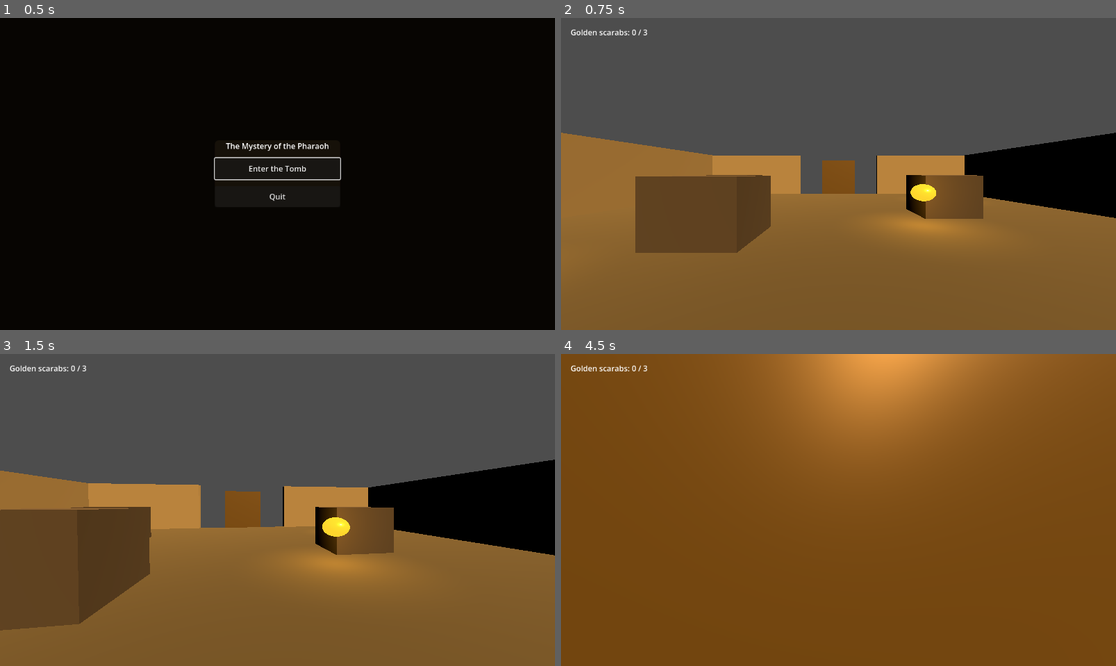
Above: before the commit, frames 1-4 (two rows, left to right).
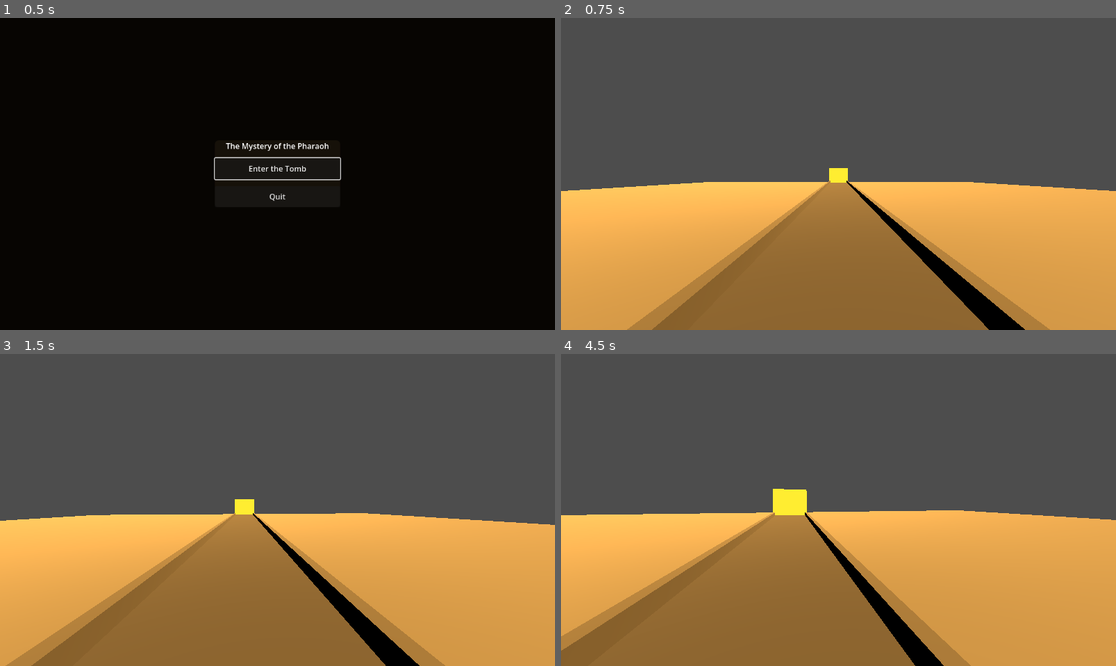
Above: after the commit, the same moments.

Repository: AnubisGott/The-Mystery-of-the-Pharaoh
Game: Godot game, scene res://main/main.tscn
The game is run twice, just before and just after one commit, with the same random seed, the same clock (stepped at 60 frames per second) and the same inputs.
Inputs (mouse positions are in pixels of both pictures, inside the frame that each line leads up to):
- Up to frame 1 (0.5 s): no input
- Up to frame 2 (0.75 s): click "Enter the Tomb" at 0.5 s
- Up to frame 3 (1.5 s): tap Enter at 1.25 s; move the mouse to (305, 510) at 1.27 s; hold W (move_forward) from 1.28 s (still down)
- Up to frame 4 (4.5 s): keep holding W (move_forward); move the mouse to (810, 510) at 2.02 s; move the mouse to (849, 503) at 2.77 s; move the mouse to (832, 516) at 3.52 s; move the mouse to (877, 513) at 4.27 s

Frame 1 is identical in both runs. In frame 2, 43% of the frame differs, in the area x 0-100%, y 3-100%; in frame 3, 43%; in frame 4, 100%, in the area x 0-100%, y 0-100%.

Commit message:
Rework game to match path-walking specification
The spec defines a walk-to-the-goal game: a path bordered by
ankle-high barriers, no collectibles, no HUD. Remove scarabs,
tomb gate, and HUD; add the desert path level with a golden
goal gate and win zone.

Co-Authored-By: Claude Fable 5 <noreply@anthropic.com>

Diff:
--- a/collectibles/scarab.gd
+++ /dev/null
@@ -1,25 +0,0 @@
-extends Area3D
-
-signal collected
-
-@export var spin_speed: float = 1.8
-
-var _was_collected: bool = false
-
-
-func _ready() -> void:
-	body_entered.connect(_on_body_entered)
-
-
-func _process(delta: float) -> void:
-	rotate_y(spin_speed * delta)
-
-
-func _on_body_entered(body: Node3D) -> void:
-	if _was_collected or not body.is_in_group("player"):
-		return
-
-	_was_collected = true
-	collected.emit()
-	GameManager.collect_scarab()
-	queue_free()
--- a/collectibles/scarab.tscn
+++ /dev/null
@@ -1,33 +0,0 @@
-[gd_scene load_steps=5 format=3]
-
-[ext_resource type="Script" path="res://collectibles/scarab.gd" id="1"]
-
-[sub_resource type="StandardMaterial3D" id="StandardMaterial3D_scarab"]
-albedo_color = Color(1, 0.78, 0.2, 1)
-metallic = 0.8
-roughness = 0.25
-emission_enabled = true
-emission = Color(1, 0.7, 0.15, 1)
-emission_energy_multiplier = 1.2
-
-[sub_resource type="SphereMesh" id="SphereMesh_scarab"]
-material = SubResource("StandardMaterial3D_scarab")
-radius = 0.35
-height = 0.5
-
-[sub_resource type="SphereShape3D" id="SphereShape3D_scarab"]
-radius = 0.55
-
-[node name="Scarab" type="Area3D"]
-script = ExtResource("1")
-
-[node name="ScarabMesh" type="MeshInstance3D" parent="."]
-mesh = SubResource("SphereMesh_scarab")
-
-[node name="CollisionShape3D" type="CollisionShape3D" parent="."]
-shape = SubResource("SphereShape3D_scarab")
-
-[node name="OmniLight3D" type="OmniLight3D" parent="."]
-light_color = Color(1, 0.78, 0.3, 1)
-light_energy = 1.5
-omni_range = 3.0
--- a/exit/tomb_gate.gd
+++ /dev/null
@@ -1,17 +0,0 @@
-extends StaticBody3D
-
-@onready var collision_shape: CollisionShape3D = $CollisionShape3D
-
-
-func _ready() -> void:
-	GameManager.all_scarabs_collected.connect(open_gate)
-
-	if GameManager.gate_is_open:
-		open_gate()
-
-
-func open_gate() -> void:
-	visible = false
-	set_deferred("collision_layer", 0)
-	set_deferred("collision_mask", 0)
-	collision_shape.set_deferred("disabled", true)
--- a/exit/tomb_gate.tscn
+++ /dev/null
@@ -1,24 +0,0 @@
-[gd_scene load_steps=5 format=3]
-
-[ext_resource type="Script" path="res://exit/tomb_gate.gd" id="1"]
-
-[sub_resource type="StandardMaterial3D" id="StandardMaterial3D_gate"]
-albedo_color = Color(0.55, 0.4, 0.16, 1)
-metallic = 0.4
-roughness = 0.5
-
-[sub_resource type="BoxMesh" id="BoxMesh_gate"]
-material = SubResource("StandardMaterial3D_gate")
-size = Vector3(2.5, 2.6, 0.35)
-
-[sub_resource type="BoxShape3D" id="BoxShape3D_gate"]
-size = Vector3(2.5, 2.6, 0.35)
-
-[node name="TombGate" type="StaticBody3D"]
-script = ExtResource("1")
-
-[node name="GateMesh" type="MeshInstance3D" parent="."]
-mesh = SubResource("BoxMesh_gate")
-
-[node name="CollisionShape3D" type="CollisionShape3D" parent="."]
-shape = SubResource("BoxShape3D_gate")
--- /dev/null
+++ b/levels/path.tscn
@@ -0,0 +1,108 @@
+[gd_scene load_steps=15 format=3]
+
+[ext_resource type="PackedScene" path="res://player/player.tscn" id="1"]
+[ext_resource type="Script" path="res://exit/win_zone.gd" id="2"]
+
+[sub_resource type="StandardMaterial3D" id="StandardMaterial3D_sand"]
+albedo_color = Color(0.76, 0.64, 0.42, 1)
+
+[sub_resource type="StandardMaterial3D" id="StandardMaterial3D_path"]
+albedo_color = Color(0.5, 0.42, 0.28, 1)
+
+[sub_resource type="StandardMaterial3D" id="StandardMaterial3D_barrier"]
+albedo_color = Color(0.62, 0.52, 0.34, 1)
+
+[sub_resource type="StandardMaterial3D" id="StandardMaterial3D_goal"]
+albedo_color = Color(1, 0.78, 0.2, 1)
+metallic = 0.6
+roughness = 0.3
+emission_enabled = true
+emission = Color(1, 0.7, 0.15, 1)
+emission_energy_multiplier = 1.2
+
+[sub_resource type="BoxMesh" id="BoxMesh_sand"]
+material = SubResource("StandardMaterial3D_sand")
+size = Vector3(60, 0.25, 60)
+
+[sub_resource type="BoxShape3D" id="BoxShape3D_sand"]
+size = Vector3(60, 0.25, 60)
+
+[sub_resource type="BoxMesh" id="BoxMesh_path"]
+material = SubResource("StandardMaterial3D_path")
+size = Vector3(3, 0.3, 40)
+
+[sub_resource type="BoxShape3D" id="BoxShape3D_path"]
+size = Vector3(3, 0.3, 40)
+
+[sub_resource type="BoxMesh" id="BoxMesh_barrier"]
+material = SubResource("StandardMaterial3D_barrier")
+size = Vector3(0.2, 0.3, 40)
+
+[sub_resource type="BoxShape3D" id="BoxShape3D_barrier"]
+size = Vector3(0.2, 0.3, 40)
+
+[sub_resource type="BoxMesh" id="BoxMesh_goal"]
+material = SubResource("StandardMaterial3D_goal")
+size = Vector3(3.4, 2.8, 0.4)
+
+[sub_resource type="BoxShape3D" id="BoxShape3D_goalzone"]
+size = Vector3(3.4, 2.5, 0.6)
+
+[node name="Path" type="Node3D"]
+
+[node name="WorldEnvironment" type="WorldEnvironment" parent="."]
+
+[node name="Sun" type="DirectionalLight3D" parent="."]
+transform = Transform3D(0.866025, -0.353553, 0.353553, 0, 0.707107, 0.707107, -0.5, -0.612372, 0.612372, 0, 8, 0)
+light_color = Color(1, 0.85, 0.6, 1)
+light_energy = 1.6
+
+[node name="Sand" type="StaticBody3D" parent="."]
+transform = Transform3D(1, 0, 0, 0, 1, 0, 0, 0, 1, 0, -0.325, 0)
+
+[node name="MeshInstance3D" type="MeshInstance3D" parent="Sand"]
+mesh = SubResource("BoxMesh_sand")
+
+[node name="CollisionShape3D" type="CollisionShape3D" parent="Sand"]
+shape = SubResource("BoxShape3D_sand")
+
+[node name="Walkway" type="StaticBody3D" parent="."]
+transform = Transform3D(1, 0, 0, 0, 1, 0, 0, 0, 1, 0, -0.05, 0)
+
+[node name="MeshInstance3D" type="MeshInstance3D" parent="Walkway"]
+mesh = SubResource("BoxMesh_path")
+
+[node name="CollisionShape3D" type="CollisionShape3D" parent="Walkway"]
+shape = SubResource("BoxShape3D_path")
+
+[node name="LeftBarrier" type="StaticBody3D" parent="."]
+transform = Transform3D(1, 0, 0, 0, 1, 0, 0, 0, 1, -1.6, 0.25, 0)
+
+[node name="MeshInstance3D" type="MeshInstance3D" parent="LeftBarrier"]
+mesh = SubResource("BoxMesh_barrier")
+
+[node name="CollisionShape3D" type="CollisionShape3D" parent="LeftBarrier"]
+shape = SubResource("BoxShape3D_barrier")
+
+[node name="RightBarrier" type="StaticBody3D" parent="."]
+transform = Transform3D(1, 0, 0, 0, 1, 0, 0, 0, 1, 1.6, 0.25, 0)
+
+[node name="MeshInstance3D" type="MeshInstance3D" parent="RightBarrier"]
+mesh = SubResource("BoxMesh_barrier")
+
+[node name="CollisionShape3D" type="CollisionShape3D" parent="RightBarrier"]
+shape = SubResource("BoxShape3D_barrier")
+
+[node name="GoalGate" type="MeshInstance3D" parent="."]
+transform = Transform3D(1, 0, 0, 0, 1, 0, 0, 0, 1, 0, 1.4, -19.8)
+mesh = SubResource("BoxMesh_goal")
+
+[node name="WinZone" type="Area3D" parent="."]
+transform = Transform3D(1, 0, 0, 0, 1, 0, 0, 0, 1, 0, 1.2, -18.8)
+script = ExtResource("2")
+
+[node name="CollisionShape3D" type="CollisionShape3D" parent="WinZone"]
+shape = SubResource("BoxShape3D_goalzone")
+
+[node name="Player" parent="." instance=ExtResource("1")]
+transform = Transform3D(1, 0, 0, 0, 1, 0, 0, 0, 1, 0, 1.0, 18)
--- a/levels/tomb.tscn
+++ /dev/null
@@ -1,165 +0,0 @@
-[gd_scene load_steps=19 format=3]
-
-[ext_resource type="PackedScene" path="res://player/player.tscn" id="1"]
-[ext_resource type="PackedScene" path="res://collectibles/scarab.tscn" id="2"]
-[ext_resource type="PackedScene" path="res://exit/tomb_gate.tscn" id="3"]
-[ext_resource type="PackedScene" path="res://ui/hud.tscn" id="4"]
-[ext_resource type="Script" path="res://exit/win_zone.gd" id="5"]
-
-[sub_resource type="StandardMaterial3D" id="StandardMaterial3D_floor"]
-albedo_color = Color(0.42, 0.35, 0.22, 1)
-
-[sub_resource type="StandardMaterial3D" id="StandardMaterial3D_wall"]
-albedo_color = Color(0.72, 0.6, 0.4, 1)
-
-[sub_resource type="StandardMaterial3D" id="StandardMaterial3D_obstacle"]
-albedo_color = Color(0.35, 0.28, 0.2, 1)
-
-[sub_resource type="BoxMesh" id="BoxMesh_floor"]
-material = SubResource("StandardMaterial3D_floor")
-size = Vector3(20, 0.25, 20)
-
-[sub_resource type="BoxShape3D" id="BoxShape3D_floor"]
-size = Vector3(20, 0.25, 20)
-
-[sub_resource type="BoxMesh" id="BoxMesh_long_wall"]
-material = SubResource("StandardMaterial3D_wall")
-size = Vector3(20, 3, 0.5)
-
-[sub_resource type="BoxShape3D" id="BoxShape3D_long_wall"]
-size = Vector3(20, 3, 0.5)
-
-[sub_resource type="BoxMesh" id="BoxMesh_side_wall"]
-material = SubResource("StandardMaterial3D_wall")
-size = Vector3(0.5, 3, 20)
-
-[sub_resource type="BoxShape3D" id="BoxShape3D_side_wall"]
-size = Vector3(0.5, 3, 20)
-
-[sub_resource type="BoxMesh" id="BoxMesh_gate_wall"]
-material = SubResource("StandardMaterial3D_wall")
-size = Vector3(7, 3, 0.5)
-
-[sub_resource type="BoxShape3D" id="BoxShape3D_gate_wall"]
-size = Vector3(7, 3, 0.5)
-
-[sub_resource type="BoxMesh" id="BoxMesh_obstacle"]
-material = SubResource("StandardMaterial3D_obstacle")
-size = Vector3(2, 1.5, 2)
-
-[sub_resource type="BoxShape3D" id="BoxShape3D_obstacle"]
-size = Vector3(2, 1.5, 2)
-
-[node name="Tomb" type="Node3D"]
-
-[node name="WorldEnvironment" type="WorldEnvironment" parent="."]
-
-[node name="Sun" type="DirectionalLight3D" parent="."]
-transform = Transform3D(0.866025, -0.353553, 0.353553, 0, 0.707107, 0.707107, -0.5, -0.612372, 0.612372, 0, 8, 0)
-light_color = Color(1, 0.85, 0.6, 1)
-light_energy = 1.6
-
-[node name="Floor" type="StaticBody3D" parent="."]
-transform = Transform3D(1, 0, 0, 0, 1, 0, 0, 0, 1, 0, -0.125, 0)
-
-[node name="MeshInstance3D" type="MeshInstance3D" parent="Floor"]
-mesh = SubResource("BoxMesh_floor")
-
-[node name="CollisionShape3D" type="CollisionShape3D" parent="Floor"]
-shape = SubResource("BoxShape3D_floor")
-
-[node name="BackWall" type="StaticBody3D" parent="."]
-transform = Transform3D(1, 0, 0, 0, 1, 0, 0, 0, 1, 0, 1.5, 10)
-
-[node name="MeshInstance3D" type="MeshInstance3D" parent="BackWall"]
-mesh = SubResource("BoxMesh_long_wall")
-
-[node name="CollisionShape3D" type="CollisionShape3D" parent="BackWall"]
-shape = SubResource("BoxShape3D_long_wall")
-
-[node name="LeftWall" type="StaticBody3D" parent="."]
-transform = Transform3D(1, 0, 0, 0, 1, 0, 0, 0, 1, -10, 1.5, 0)
-
-[node name="MeshInstance3D" type="MeshInstance3D" parent="LeftWall"]
-mesh = SubResource("BoxMesh_side_wall")
-
-[node name="CollisionShape3D" type="CollisionShape3D" parent="LeftWall"]
-shape = SubResource("BoxShape3D_side_wall")
-
-[node name="RightWall" type="StaticBody3D" parent="."]
-transform = Transform3D(1, 0, 0, 0, 1, 0, 0, 0, 1, 10, 1.5, 0)
-
-[node name="MeshInstance3D" type="MeshInstance3D" parent="RightWall"]
-mesh = SubResource("BoxMesh_side_wall")
-
-[node name="CollisionShape3D" type="CollisionShape3D" parent="RightWall"]
-shape = SubResource("BoxShape3D_side_wall")
-
-[node name="FrontWallLeft" type="StaticBody3D" parent="."]
-transform = Transform3D(1, 0, 0, 0, 1, 0, 0, 0, 1, -6.5, 1.5, -10)
-
-[node name="MeshInstance3D" type="MeshInstance3D" parent="FrontWallLeft"]
-mesh = SubResource("BoxMesh_gate_wall")
-
-[node name="CollisionShape3D" type="CollisionShape3D" parent="FrontWallLeft"]
-shape = SubResource("BoxShape3D_gate_wall")
-
-[node name="FrontWallRight" type="StaticBody3D" parent="."]
-transform = Transform3D(1, 0, 0, 0, 1, 0, 0, 0, 1, 6.5, 1.5, -10)
-
-[node name="MeshInstance3D" type="MeshInstance3D" parent="FrontWallRight"]
-mesh = SubResource("BoxMesh_gate_wall")
-
-[node name="CollisionShape3D" type="CollisionShape3D" parent="FrontWallRight"]
-shape = SubResource("BoxShape3D_gate_wall")
-
-[node name="ObstacleA" type="StaticBody3D" parent="."]
-transform = Transform3D(1, 0, 0, 0, 1, 0, 0, 0, 1, -3, 0.75, 1)
-
-[node name="MeshInstance3D" type="MeshInstance3D" parent="ObstacleA"]
-mesh = SubResource("BoxMesh_obstacle")
-
-[node name="CollisionShape3D" type="CollisionShape3D" parent="ObstacleA"]
-shape = SubResource("BoxShape3D_obstacle")
-
-[node name="ObstacleB" type="StaticBody3D" parent="."]
-transform = Transform3D(1, 0, 0, 0, 1, 0, 0, 0, 1, 4, 0.75, -2)
-
-[node name="MeshInstance3D" type="MeshInstance3D" parent="ObstacleB"]
-mesh = SubResource("BoxMesh_obstacle")
-
-[node name="CollisionShape3D" type="CollisionShape3D" parent="ObstacleB"]
-shape = SubResource("BoxShape3D_obstacle")
-
-[node name="ObstacleC" type="StaticBody3D" parent="."]
-transform = Transform3D(1, 0, 0, 0, 1, 0, 0, 0, 1, -5.5, 0.75, -5)
-
-[node name="MeshInstance3D" type="MeshInstance3D" parent="ObstacleC"]
-mesh = SubResource("BoxMesh_obstacle")
-
-[node name="CollisionShape3D" type="CollisionShape3D" parent="ObstacleC"]
-shape = SubResource("BoxShape3D_obstacle")
-
-[node name="Player" parent="." instance=ExtResource("1")]
-transform = Transform3D(1, 0, 0, 0, 1, 0, 0, 0, 1, 0, 1.0, 6)
-
-[node name="Scarab1" parent="." instance=ExtResource("2")]
-transform = Transform3D(1, 0, 0, 0, 1, 0, 0, 0, 1, -6, 1.0, 4)
-
-[node name="Scarab2" parent="." instance=ExtResource("2")]
-transform = Transform3D(1, 0, 0, 0, 1, 0, 0, 0, 1, 2.5, 1.0, 0)
-
-[node name="Scarab3" parent="." instance=ExtResource("2")]
-transform = Transform3D(1, 0, 0, 0, 1, 0, 0, 0, 1, 6, 1.0, -6)
-
-[node name="TombGate" parent="." instance=ExtResource("3")]
-transform = Transform3D(1, 0, 0, 0, 1, 0, 0, 0, 1, 0, 1.3, -10)
-
-[node name="WinZone" type="Area3D" parent="."]
-transform = Transform3D(1, 0, 0, 0, 1, 0, 0, 0, 1, 0, 1.2, -11.4)
-script = ExtResource("5")
-
-[node name="CollisionShape3D" type="CollisionShape3D" parent="WinZone"]
-shape = SubResource("BoxShape3D_gate_wall")
-
-[node name="HUD" parent="." instance=ExtResource("4")]
--- a/scripts/game_manager.gd
+++ b/scripts/game_manager.gd
@@ -1,34 +1,20 @@
 extends Node
 
-signal scarab_count_changed(current: int, required: int)
-signal all_scarabs_collected
-signal gate_opened
 signal game_won
 
-const REQUIRED_SCARABS: int = 3
 const MAIN_MENU_SCENE: String = "res://ui/main_menu.tscn"
-const TOMB_SCENE: String = "res://levels/tomb.tscn"
+const PATH_SCENE: String = "res://levels/path.tscn"
 const WIN_SCREEN_SCENE: String = "res://ui/win_screen.tscn"
-
-var collected_scarabs: int = 0
-var gate_is_open: bool = false
 
 
 func _ready() -> void:
 	process_mode = Node.PROCESS_MODE_ALWAYS
 
 
-func reset_run() -> void:
-	collected_scarabs = 0
-	gate_is_open = false
+func start_game() -> void:
 	get_tree().paused = false
-	scarab_count_changed.emit(collected_scarabs, REQUIRED_SCARABS)
-
-
-func start_game() -> void:
-	reset_run()
 	Input.mouse_mode = Input.MOUSE_MODE_CAPTURED
-	get_tree().change_scene_to_file(TOMB_SCENE)
+	get_tree().change_scene_to_file(PATH_SCENE)
 
 
 func show_main_menu() -> void:
@@ -37,23 +23,7 @@
 	get_tree().change_scene_to_file(MAIN_MENU_SCENE)
 
 
-func collect_scarab() -> void:
-	if collected_scarabs >= REQUIRED_SCARABS:
-		return
-
-	collected_scarabs += 1
-	scarab_count_changed.emit(collected_scarabs, REQUIRED_SCARABS)
-
-	if collected_scarabs >= REQUIRED_SCARABS:
-		gate_is_open = true
-		all_scarabs_collected.emit()
-		gate_opened.emit()
-
-
 func win_game() -> void:
-	if not gate_is_open:
-		return
-
 	get_tree().paused = false
 	Input.mouse_mode = Input.MOUSE_MODE_VISIBLE
 	game_won.emit()
--- a/ui/hud.gd
+++ /dev/null
@@ -1,20 +0,0 @@
-extends CanvasLayer
-
-@onready var count_label: Label = $Root/CountLabel
-@onready var status_label: Label = $Root/StatusLabel
-
-
-func _ready() -> void:
-	GameManager.scarab_count_changed.connect(_on_scarab_count_changed)
-	GameManager.all_scarabs_collected.connect(_on_all_scarabs_collected)
-
-	_on_scarab_count_changed(GameManager.collected_scarabs, GameManager.REQUIRED_SCARABS)
-	status_label.text = "The tomb gate is open" if GameManager.gate_is_open else ""
-
-
-func _on_scarab_count_changed(current: int, required: int) -> void:
-	count_label.text = "Golden scarabs: %d / %d" % [current, required]
-
-
-func _on_all_scarabs_collected() -> void:
-	status_label.text = "The tomb gate is open"
--- a/ui/hud.tscn
+++ /dev/null
@@ -1,31 +0,0 @@
-[gd_scene load_steps=2 format=3]
-
-[ext_resource type="Script" path="res://ui/hud.gd" id="1"]
-
-[node name="HUD" type="CanvasLayer"]
-script = ExtResource("1")
-
-[node name="Root" type="Control" parent="."]
-layout_mode = 3
-anchors_preset = 15
-anchor_right = 1.0
-anchor_bottom = 1.0
-grow_horizontal = 2
-grow_vertical = 2
-mouse_filter = 2
-
-[node name="CountLabel" type="Label" parent="Root"]
-layout_mode = 0
-offset_left = 20.0
-offset_top = 18.0
-offset_right = 260.0
-offset_bottom = 48.0
-text = "Golden scarabs: 0 / 3"
-
-[node name="StatusLabel" type="Label" parent="Root"]
-layout_mode = 0
-offset_left = 20.0
-offset_top = 52.0
-offset_right = 260.0
-offset_bottom = 82.0
-text = ""
--- a/ui/win_screen.tscn
+++ b/ui/win_screen.tscn
@@ -45,12 +45,12 @@
 
 [node name="Title" type="Label" parent="Center/Panel/MenuItems"]
 layout_mode = 2
-text = "The Mystery is Solved"
+text = "Won!"
 horizontal_alignment = 1
 
 [node name="Message" type="Label" parent="Center/Panel/MenuItems"]
 layout_mode = 2
-text = "You collected all golden scarabs and escaped the tomb."
+text = "You reached the goal and solved the mystery of the pharaoh."
 horizontal_alignment = 1
 
 [node name="PlayAgainButton" type="Button" parent="Center/Panel/MenuItems"]
Not shown, removed: collectibles/scarab.gd.uid
Not shown, removed: exit/tomb_gate.gd.uid
Not shown, removed: ui/hud.gd.uid
Not shown, changed: README.md
